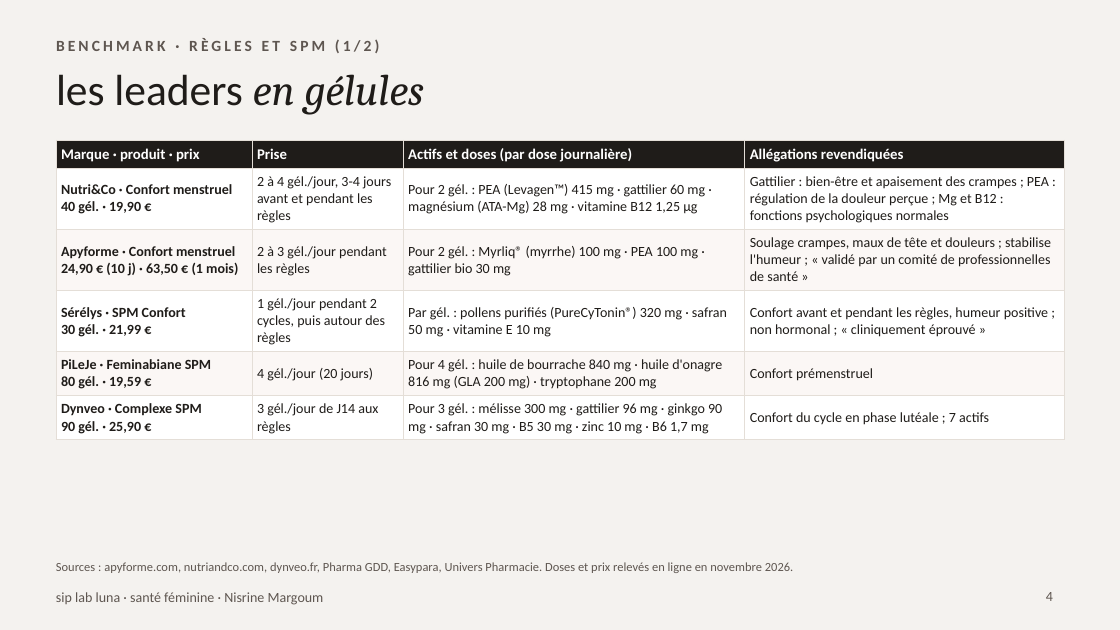
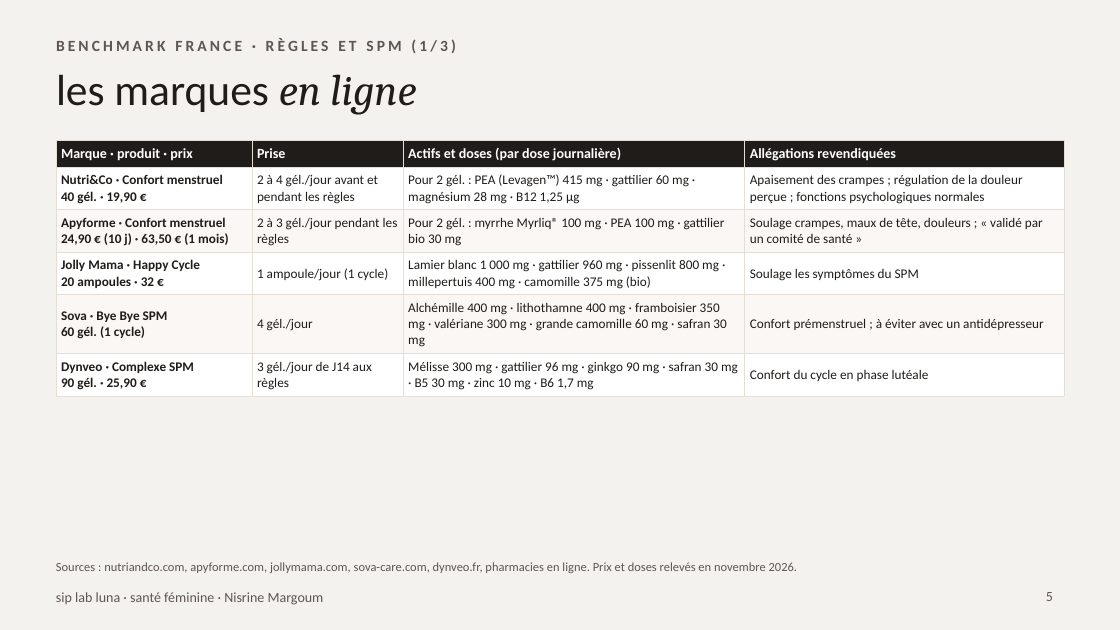
Before and after one commit to nisrine-max/mon-sitee, a slide deck: slide 5 of pitch/siplab-luna-problematique.pptx (slide 4 before the commit). Drawn at 1120x630 pixels with LibreOffice and Linux fonts; fonts in the diff are those of the drawing. Boxes give left, top, right and bottom in pixels: in the first picture for what was removed or moved away, otherwise in the second. Text is boxed around its words. In the diff, an @@ line names an element or a change of style, - is before the commit and + after.

```diff
--- a/pitch/siplab-luna-problematique.pptx
+++ b/pitch/siplab-luna-problematique.pptx
@@ text at [56,38,456,53]: text changed @@
-BENCHMARK · RÈGLES ET SPM (1/2)
+BENCHMARK FRANCE · RÈGLES ET SPM (1/3)
@@ title at [56,74,416,115]: text changed @@
-les leaders en gélules
+les marques en ligne
@@ table at [56,140,1064,394] @@
-row 2: Nutri&Co · Confort menstruel / 40 gél. · 19,90 € | 2 à 4 gél./jour, 3-4 jours avant et pendant les règles | Pour 2 gél. : PEA (Levagen™) 415 mg · gattilier 60 mg · magnésium (ATA-Mg) 28 mg · vitamine B12 1,25 µg | Gattilier : bien-être et apaisement des crampes ; PEA : régulation de la douleur perçue ; Mg et B12 : fonctions psychologiques normales
+row 2: Nutri&Co · Confort menstruel / 40 gél. · 19,90 € | 2 à 4 gél./jour avant et pendant les règles | Pour 2 gél. : PEA (Levagen™) 415 mg · gattilier 60 mg · magnésium 28 mg · B12 1,25 µg | Apaisement des crampes ; régulation de la douleur perçue ; fonctions psychologiques normales
-row 3, column 3: Pour 2 gél. : Myrliq® (myrrhe) 100 mg · PEA 100 mg · gattilier bio 30 mg
+row 3, column 3: Pour 2 gél. : myrrhe Myrliq® 100 mg · PEA 100 mg · gattilier bio 30 mg
-row 3, column 4: Soulage crampes, maux de tête et douleurs ; stabilise l'humeur ; « validé par un comité de professionnelles de santé »
+row 3, column 4: Soulage crampes, maux de tête, douleurs ; « validé par un comité de santé »
-row 4: Sérélys · SPM Confort / 30 gél. · 21,99 € | 1 gél./jour pendant 2 cycles, puis autour des règles | Par gél. : pollens purifiés (PureCyTonin®) 320 mg · safran 50 mg · vitamine E 10 mg | Confort avant et pendant les règles, humeur positive ; non hormonal ; « cliniquement éprouvé »
+row 4: Jolly Mama · Happy Cycle / 20 ampoules · 32 € | 1 ampoule/jour (1 cycle) | Lamier blanc 1 000 mg · gattilier 960 mg · pissenlit 800 mg · millepertuis 400 mg · camomille 375 mg (bio) | Soulage les symptômes du SPM
-row 5: PiLeJe · Feminabiane SPM / 80 gél. · 19,59 € | 4 gél./jour (20 jours) | Pour 4 gél. : huile de bourrache 840 mg · huile d'onagre 816 mg (GLA 200 mg) · tryptophane 200 mg | Confort prémenstruel
+row 5: Sova · Bye Bye SPM / 60 gél. (1 cycle) | 4 gél./jour | Alchémille 400 mg · lithothamne 400 mg · framboisier 350 mg · valériane 300 mg · grande camomille 60 mg · safran 30 mg | Confort prémenstruel ; à éviter avec un antidépresseur
-row 6, column 3: Pour 3 gél. : mélisse 300 mg · gattilier 96 mg · ginkgo 90 mg · safran 30 mg · B5 30 mg · zinc 10 mg · B6 1,7 mg
+row 6, column 3: Mélisse 300 mg · gattilier 96 mg · ginkgo 90 mg · safran 30 mg · B5 30 mg · zinc 10 mg · B6 1,7 mg
-row 6, column 4: Confort du cycle en phase lutéale ; 7 actifs
+row 6, column 4: Confort du cycle en phase lutéale
@@ size 9.5 to 9 pt in "Marque · produit · prix", "Prise", "Actifs et doses (par dose journalière)", "Allégations revendiquées" @@
@@ size 9 to 8.5 pt in "Nutri&Co · Confort menstruel", "40 gél. · 19,90 €", "Apyforme · Confort menstruel", "24,90 € (10 j) · 63,50 € ..." and 4 more places @@
@@ text at [56,562,797,573]: text changed @@
-Sources : apyforme.com, nutriandco.com, dynveo.fr, Pharma GDD, Easypara, Univers Pharmacie. Doses et prix relevés en ligne en novembre 2026.
+Sources : nutriandco.com, apyforme.com, jollymama.com, sova-care.com, dynveo.fr, pharmacies en ligne. Prix et doses relevés en novembre 2026.
@@ page number at [1046,592,1053,601]: text changed @@
-4
+5
```
Also in this commit, not shown: 4 other slides changed, 8 slides added, 1 slide removed.
